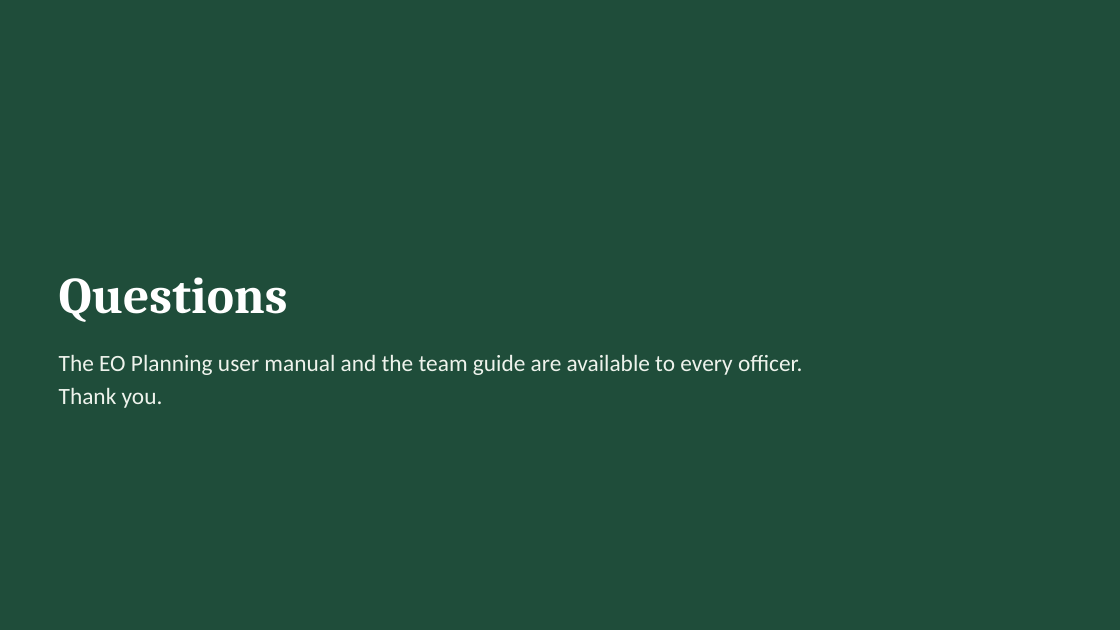
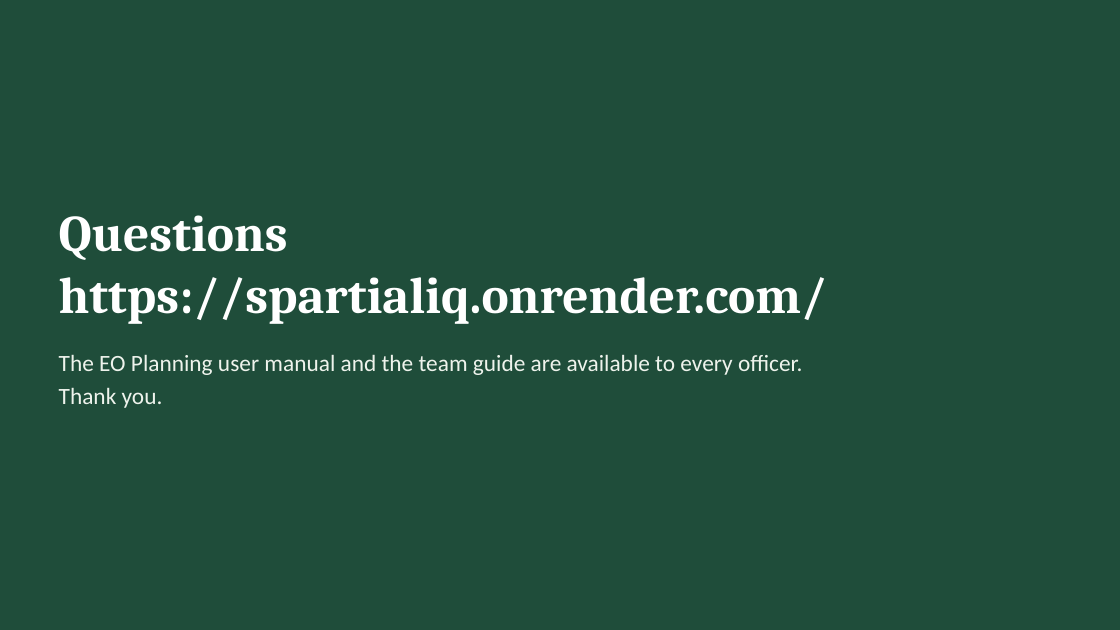
Before and after one commit to namz-lab/spartialiq, a slide deck: slide 29 of docs/presentations/Vungu Full Council - LAMIS planning showcase.pptx. Drawn at 1120x630 pixels with LibreOffice and Linux fonts; fonts in the diff are those of the drawing. Boxes give left, top, right and bottom in pixels: in the first picture for what was removed or moved away, otherwise in the second. Text is boxed around its words. In the diff, an @@ line names an element or a change of style, - is before the commit and + after.

```diff
--- a/docs/presentations/Vungu Full Council - LAMIS planning showcase.pptx
+++ b/docs/presentations/Vungu Full Council - LAMIS planning showcase.pptx
@@ title at (59,215,827,324): text changed @@
-Questions
+Questions
+https://spartialiq.onrender.com/
```
Also in this commit, not shown: 1 other slide changed.
